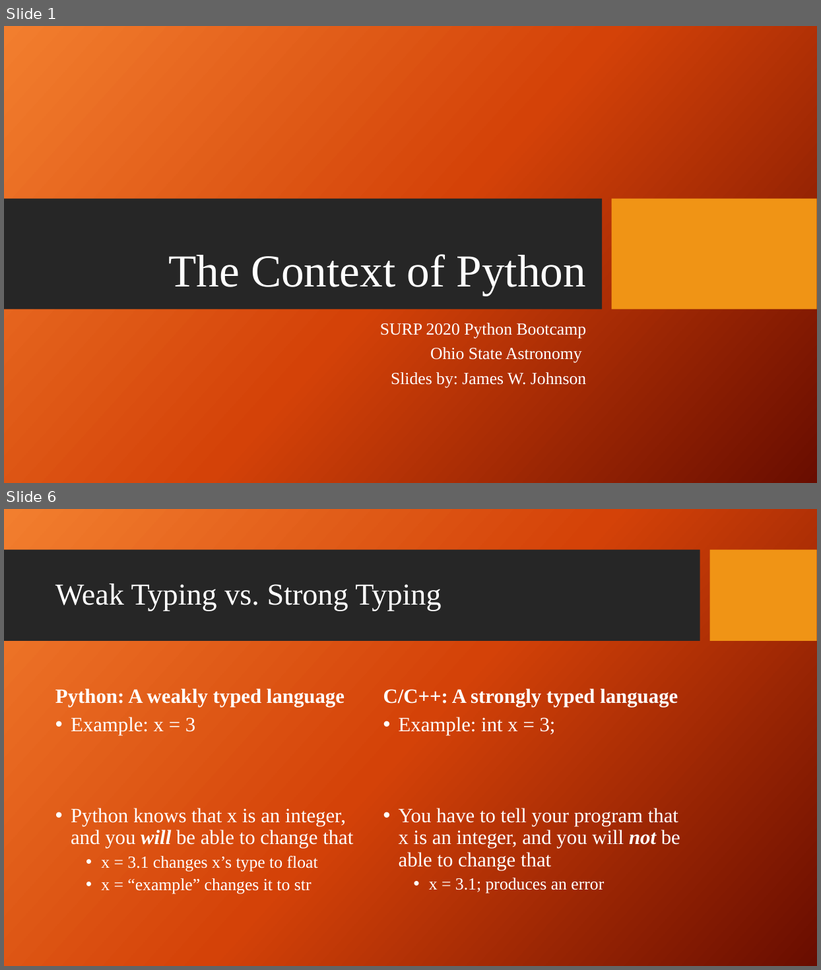
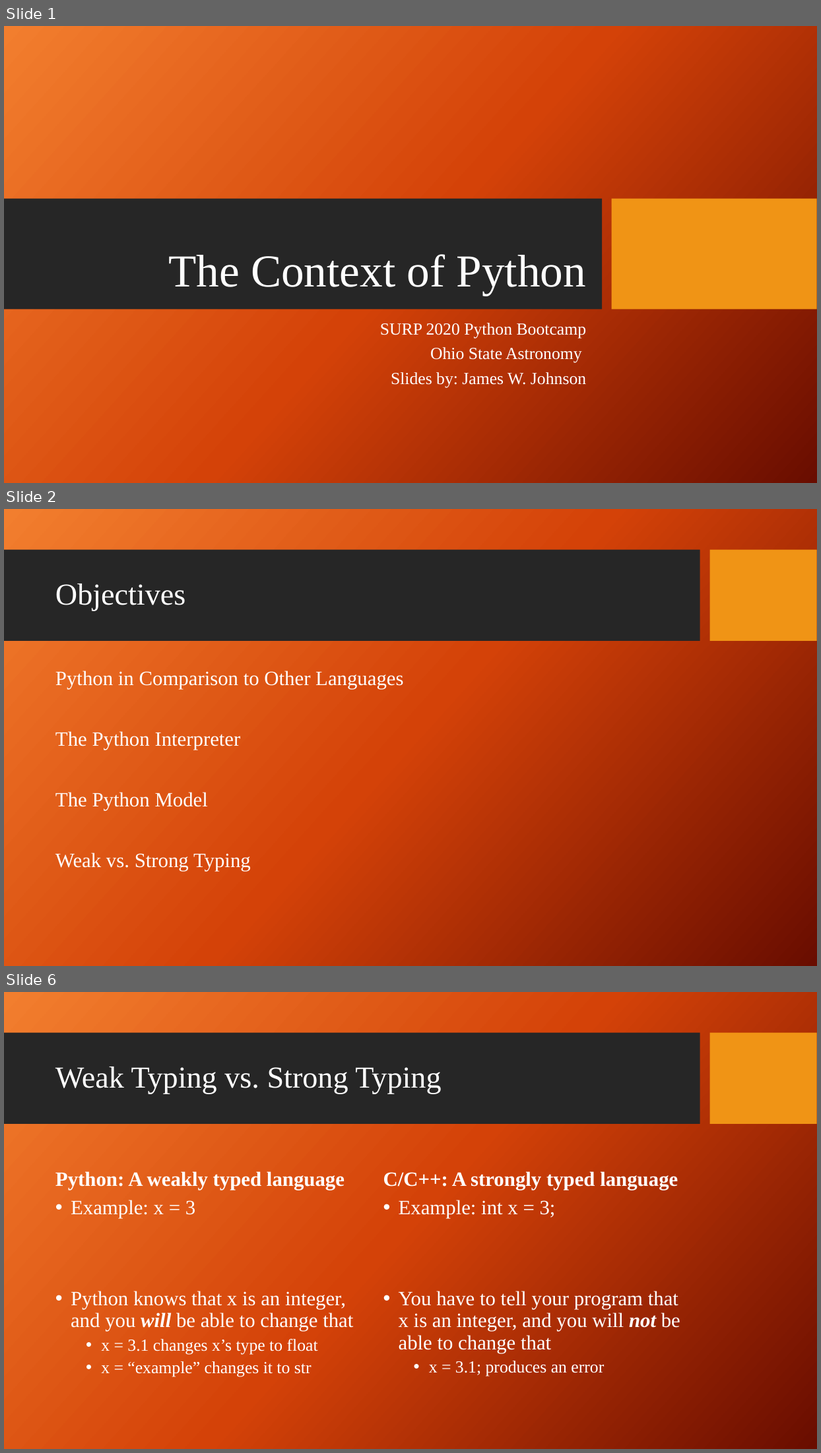
Before and after one commit to giganano/PythonBootcamp, a slide deck: slides/context.pptx. Shown one above the other, each under a label of ours: slides 1 and 6 before the commit, slides 1, 2 and 6 after it; the slides between them are not shown. The pictures are 821x970 and 821x1453 pixels, drawn with LibreOffice and Linux fonts; fonts in the diff are those of the drawing; background and template pictures are left out. Boxes give left, top, right and bottom in pixels: in the first picture for what was removed or moved away, otherwise in the second. Text is boxed around its words. In the diff, an @@ line names an element or a change of style, - is before the commit and + after.

```diff
--- a/slides/context.pptx
+++ b/slides/context.pptx
@@ slide 2 added at [4,509,817,966], background picture (left out); not listed: 2 template elements that a slide beside it also shows @@
@@ title added at [55,584,186,611], 36 pt, text #FFFFFF @@
+Objectives
@@ text added at [55,671,403,871], 24 pt, text #FFFFFF @@
+Python in Comparison to Other Languages
+The Python Interpreter
+The Python Model
+Weak vs. Strong Typing
```
Also in this commit, not shown: 3 slides changed, 1 other slide added, 1 slide removed, 11 other files.
